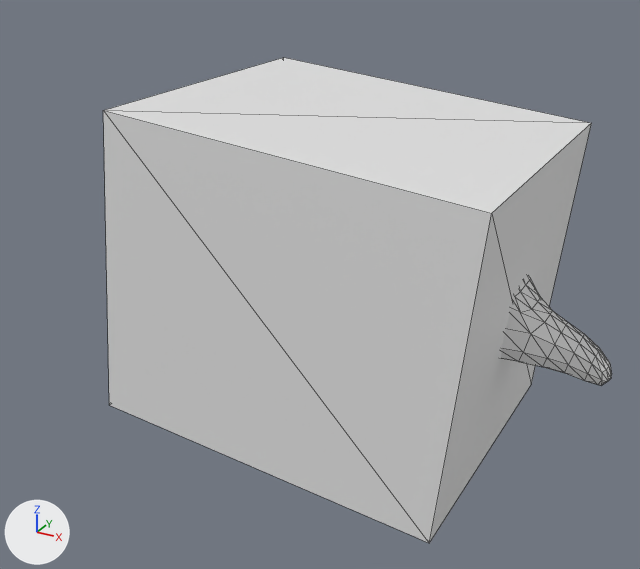
Renders of the glTF model assets/Models/Pigeon/Pigeon_Head_Model.glb from each side of a commit.
Both versions are drawn from a 50 mm camera at (3.81, -2.83, 6.08) aimed at (2.31, -0.11, 4.72). The lights are fixed; the arrows at lower left show +X, +Y and +Z. The older version comes first. Mesh edges are drawn as thin lines. Where no turn or scale is listed for an object, it has been applied to the vertices. Vertices at exactly the same position are counted once.

In view in the first picture: 'Bounds.Pigeon.Head', 'Skin.Pigeon.Head'.
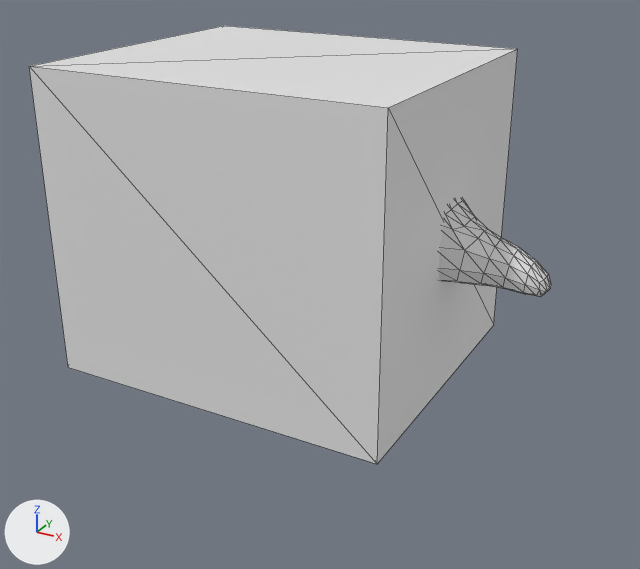
Where the newer file only moved an object's origin or applied its transform, the numbers keep the older frame.

The change in detail:
me_cube_024 is used by ob_skin_pigeon_head; location (-0.214, -0.007, 0.258).
me_cube_024 had 666 vertices, 1320 faces and spanned x 1.88..3.61, y -0.51..0.52, z 3.85..5.09.
me_cube_024 now has 666 vertices, 1320 faces and spans x 1.63..3.37, y -0.51..0.52, z 4.07..5.27.
me_cube_024 part 1: the whole mesh is multiplied about its middle by the matrix ((0.995, 0.006, -0.102), (-0.006, 1.0, 0.002), (0.102, -0.002, 0.995)), then moved by (-0.26, 0.0, 0.2).
Object 'Bounds.Pigeon.Head' (ob_bounds_pigeon_head) turns from (0.1, 5.8, 0.3) to (0, 0, 0) degrees about x, y and z.
Object 'Bounds.Pigeon.Head' (ob_bounds_pigeon_head) moves from (2.371, -0.003, 4.768) to (2.113, 0.0, 4.95).

Pixel boxes [x1, y1, x2, y2] of what changed, in the pictures (640 x 569 px):
'Bounds.Pigeon.Head', moved, turned
    before: [103, 58, 592, 543]
    after: [29, 26, 518, 464]
'Skin.Pigeon.Head', reshaped (8% shorter)
    before: [501, 278, 612, 385]
    after: [439, 199, 551, 297]
